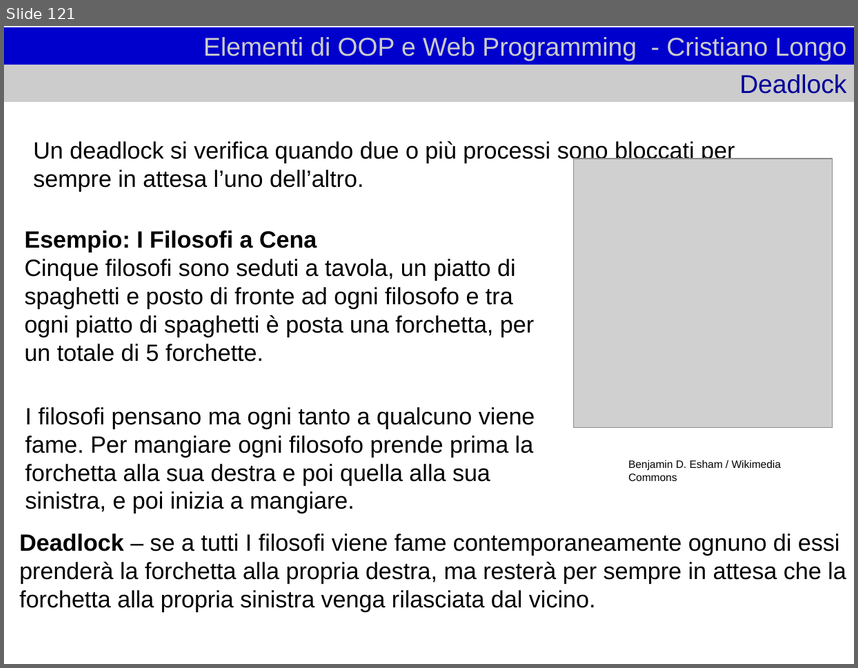
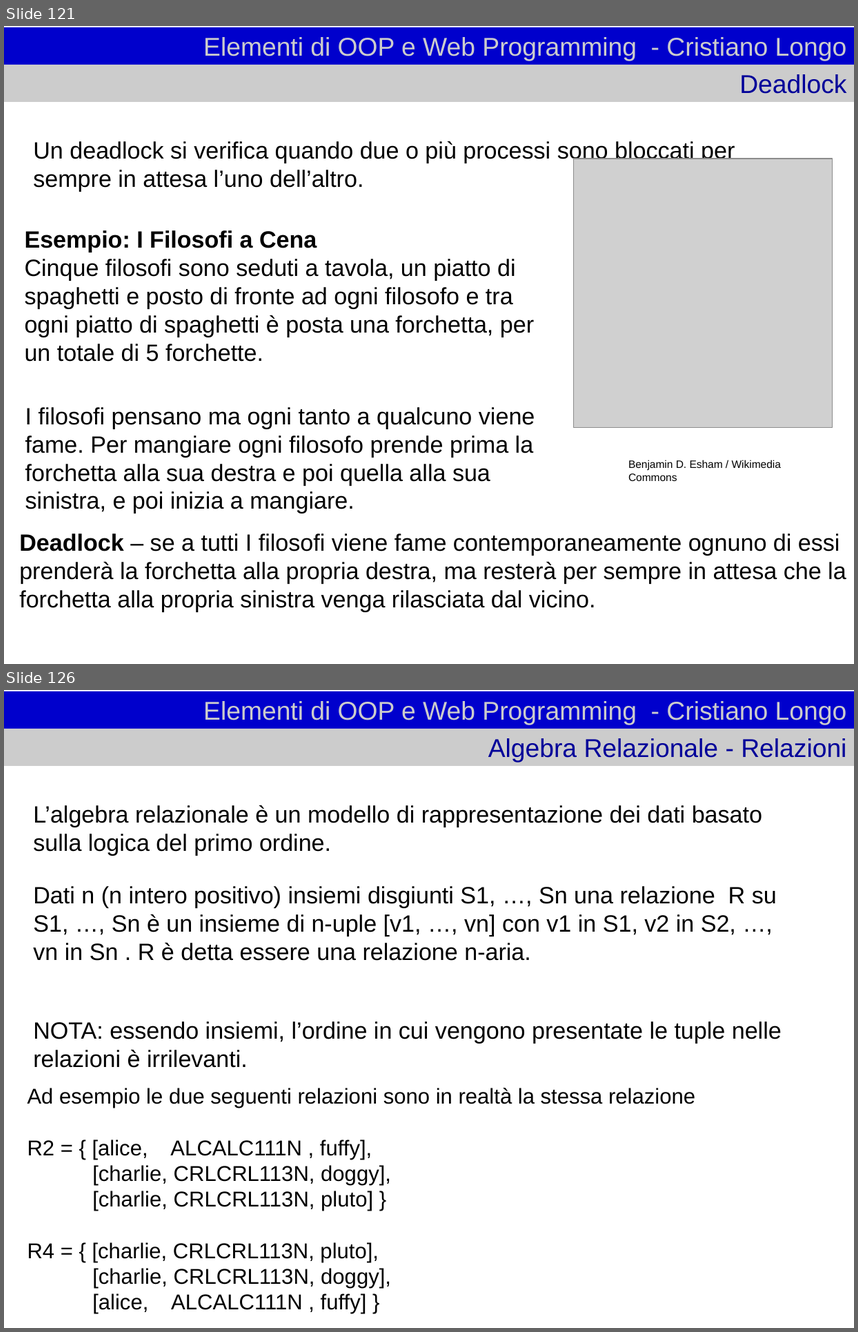
Before and after one commit to cristianolongoodhl/courses, a slide deck: JavaAndOOP/oopweb1.odp. Shown one above the other, each under a label of ours: slide 121 before the commit, slides 121 and 126 after it; the slides between them are not shown. The pictures are 858x668 and 858x1332 pixels, drawn with LibreOffice and Linux fonts; fonts in the diff are those of the drawing; grey boxes stand for pictures. Boxes give left, top, right and bottom in pixels: in the first picture for what was removed or moved away, otherwise in the second. Text is boxed around its words. In the diff, an @@ line names an element or a change of style, - is before the commit and + after.

```diff
--- a/JavaAndOOP/oopweb1.odp
+++ b/JavaAndOOP/oopweb1.odp
@@ slide 126 added at (4,690,854,1328), background #FFFFFF @@
@@ title added at (4,691,854,729), fill #0000CC, 24 pt, text #CCCCCC @@
+Elementi di OOP e Web Programming - Cristiano Longo
@@ title added at (4,729,854,766), fill #CCCCCC, 24 pt, text #000099 @@
+Algebra Relazionale - Relazioni
@@ subtitle added at (33,805,762,856), 22 pt, text #000000 @@
+L’algebra relazionale è un modello di rappresentazione dei dati basato sulla logica del primo ordine.
@@ text added at (33,886,777,960), 22 pt, text #000000 @@
+Dati n (n intero positivo) insiemi disgiunti S1, …, Sn una relazione R su S1, …, Sn è un insieme di n-uple [v1, …, vn] con v1 in S1, v2 in S2, …, vn in Sn . R è detta essere una relazione n-aria.
@@ text added at (33,1021,782,1067), 22 pt, text #000000 @@
+NOTA: essendo insiemi, l’ordine in cui vengono presentate le tuple nelle relazioni è irrilevanti.
@@ text added at (27,1087,695,1314), 20 pt, text #000000 @@
+Ad esempio le due seguenti relazioni sono in realtà la stessa relazione
+R2 = { [alice, ALCALC111N , fuffy],
+[charlie, CRLCRL113N, doggy],
+[charlie, CRLCRL113N, pluto] }
+R4 = { [charlie, CRLCRL113N, pluto],
+[charlie, CRLCRL113N, doggy],
+[alice, ALCALC111N , fuffy] }
```
Also in this commit, not shown: 1 slide changed, 38 other slides added.
